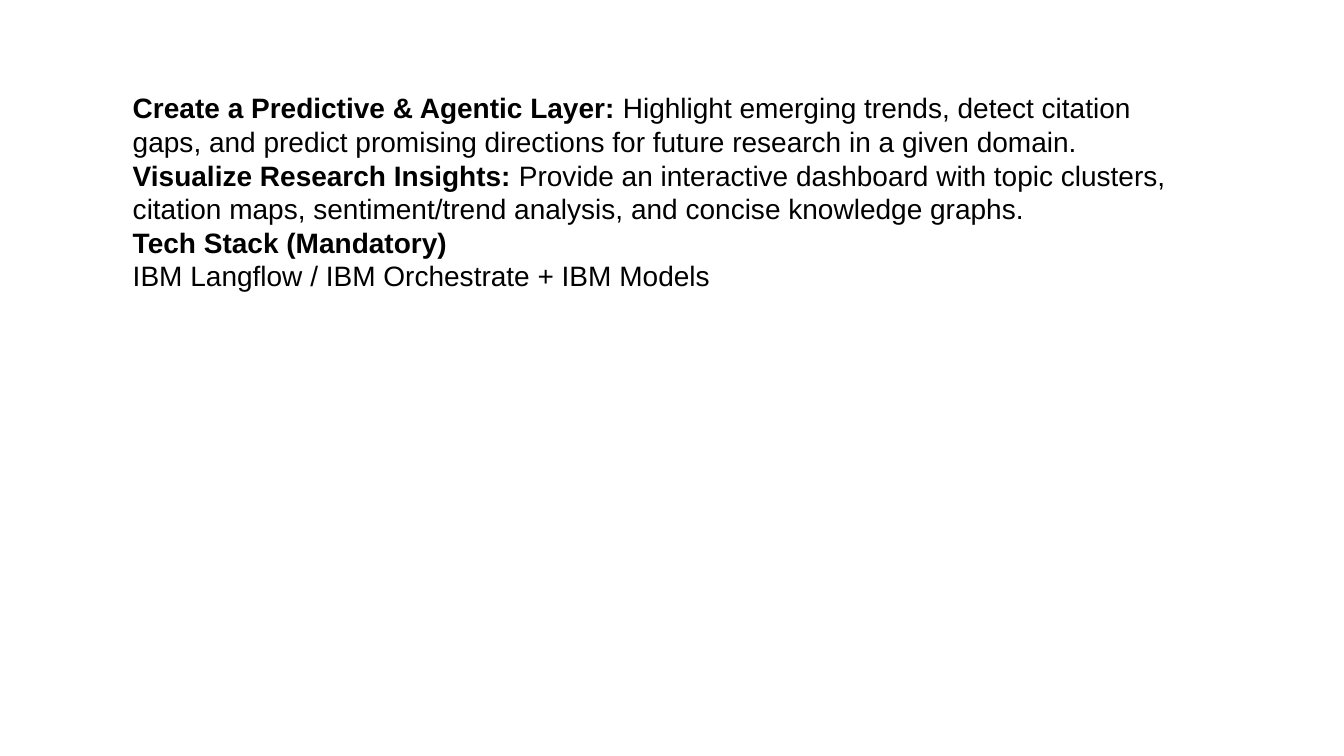
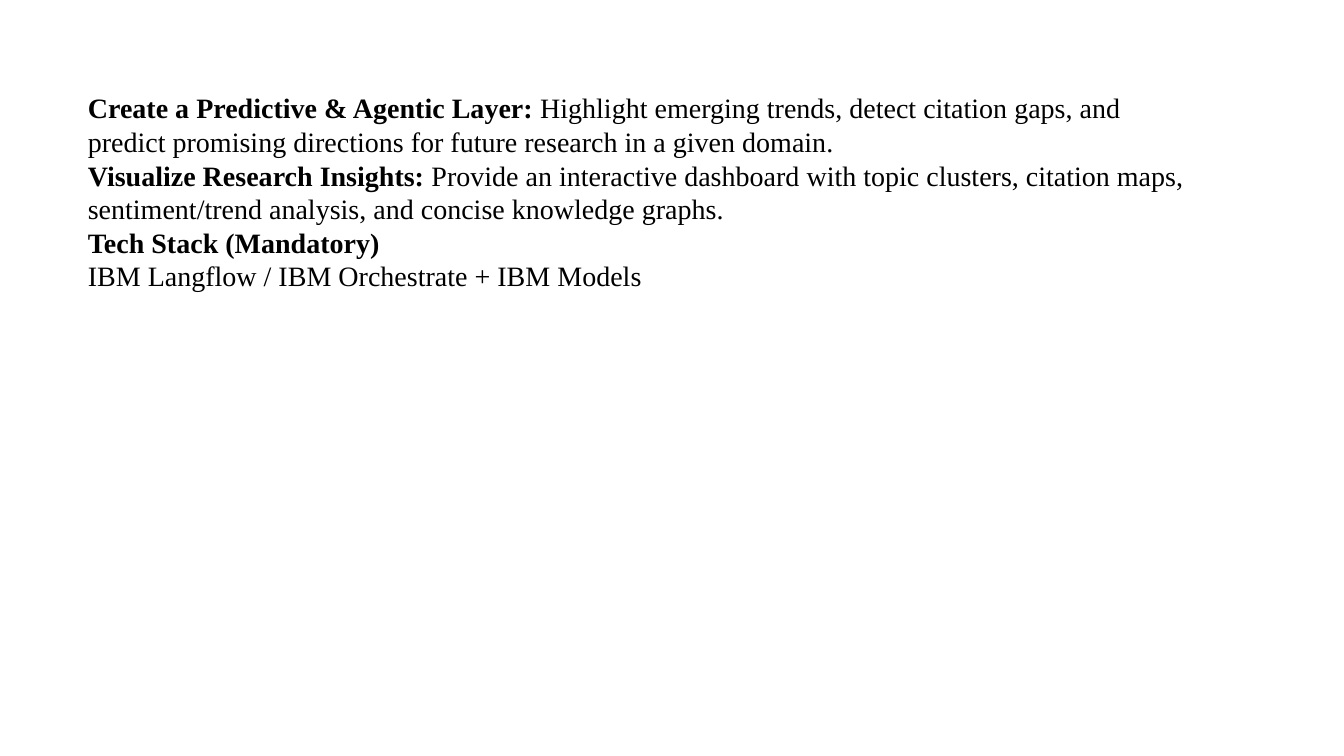
Before and after one commit to rdutta-ui/Research-Agent-Project, a slide deck: slide 4 of Project Submission Template for EduentFoundation_IBMUniversityEngagement-Bob.pptx. Drawn at 1344x756 pixels with LibreOffice and Linux fonts; fonts in the diff are those of the drawing. Boxes give left, top, right and bottom in pixels: in the first picture for what was removed or moved away, otherwise in the second. Text is boxed around its words. In the diff, an @@ line names an element or a change of style, - is before the commit and + after.

```diff
--- a/Project Submission Template for EduentFoundation_IBMUniversityEngagement-Bob.pptx
+++ b/Project Submission Template for EduentFoundation_IBMUniversityEngagement-Bob.pptx
@@ text "Create a Predictive & Agentic ...": place and size @@
-text "Create a Predictive & Agentic ..." at [133, 97, 1165, 292]
+text "Create a Predictive & Agentic ..." at [88, 98, 1183, 292]
@@ text "Create a Predictive & Agentic ..." at [88, 98, 1183, 292]: font Arial to Times New Roman @@
```
Also in this commit, not shown: 14 other slides changed, 2 slides added.
